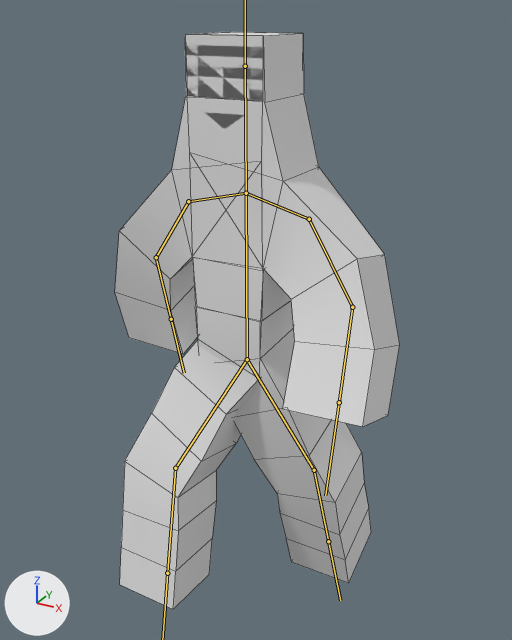
Renders of the FBX model Resources/Model/human/human.fbx from each side of a commit.
Rendered twice from a 50 mm camera at (0.711, -1.251, 1.694) aimed at (0.002, 0.039, 1.049). The lights are fixed; the arrows at lower left show +X, +Y and +Z. Both versions are drawn at frame 1 of the action 'アーマチュア|立方体Action'; the numbers are the values there. The bones that bend it are drawn over the model as lines. Mesh edges are drawn as thin lines.

Names of what the first picture shows: '立方体'.
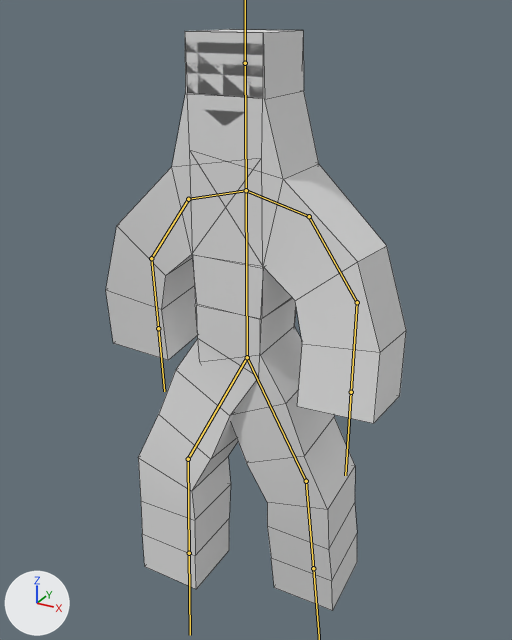
Scene script edits in JSON lines:
```json
{"block": "bone_bone_l_003", "where": "bone_bone_l_003 = bpy.data.objects['アーマチュア'].pose.bones['Bone_L.003']  # child of 'Bone_L.002'"}
{"op": "set", "path": "bone_bone_l_003.rotation_quaternion", "old": "(0.94, 0.068, -0.098, -0.319)", "new": "(0.946, 0.027, -0.04, -0.321)", "note": "degrees (11, -8, -38) -> degrees (4, -3, -38)"}
{"block": "bone_bone_l_004", "where": "bone_bone_l_004 = bpy.data.objects['アーマチュア'].pose.bones['Bone_L.004']  # child of 'Bone_L.003'"}
{"op": "set", "path": "bone_bone_l_004.rotation_quaternion", "old": "(0.945, 0.054, -0.021, -0.321)", "new": "(0.947, 0.013, -0.005, -0.321)", "note": "degrees (7, 0, -37) -> degrees (2, 0, -37)"}
{"block": "bone_bone_r_003", "where": "bone_bone_r_003 = bpy.data.objects['アーマチュア'].pose.bones['Bone_R.003']  # child of 'Bone_R.002'"}
{"op": "set", "path": "bone_bone_r_003.rotation_quaternion", "old": "(0.943, -0.05, -0.072, 0.32)", "new": "(0.946, -0.018, -0.027, 0.321)", "note": "degrees (-8, -6, 38) -> degrees (-3, -2, 38)"}
{"block": "bone_bone_r_004", "where": "bone_bone_r_004 = bpy.data.objects['アーマチュア'].pose.bones['Bone_R.004']  # child of 'Bone_R.003'"}
{"op": "set", "path": "bone_bone_r_004.rotation_quaternion", "old": "(0.945, -0.059, -0.023, 0.321)", "new": "(0.947, -0.019, -0.008, 0.321)", "note": "degrees (-7, 0, 37) -> degrees (-2, 0, 37)"}
{"block": "bone_bone_l", "where": "bone_bone_l = bpy.data.objects['アーマチュア'].pose.bones['Bone_L']"}
{"op": "set", "path": "bone_bone_l.location", "old": "(0.0, -0.082, 0.09)", "new": "(0.0, -0.09, 0.098)"}
{"op": "set", "path": "bone_bone_l.rotation_quaternion", "old": "(0.976, -0.186, 0.068, 0.091)", "new": "(0.982, -0.187, 0.022, 0.03)", "note": "degrees (-21, 10, 9) -> degrees (-21, 3, 3)"}
{"block": "bone_bone_l_001", "where": "bone_bone_l_001 = bpy.data.objects['アーマチュア'].pose.bones['Bone_L.001']  # child of 'Bone_L'"}
{"op": "set", "path": "bone_bone_l_001.rotation_quaternion", "old": "(0.98, 0.193, -0.007, 0.044)", "new": "(0.981, 0.193, -0.005, 0.034)", "note": "degrees (22, -2, 5) -> degrees (22, -1, 4)"}
{"block": "bone_bone_r", "where": "bone_bone_r = bpy.data.objects['アーマチュア'].pose.bones['Bone_R']"}
{"op": "set", "path": "bone_bone_r.location", "old": "(0.0, -0.082, 0.09)", "new": "(0.0, -0.09, 0.098)"}
{"op": "set", "path": "bone_bone_r.rotation_quaternion", "old": "(0.97, -0.184, 0.095, 0.127)", "new": "(0.98, -0.186, 0.04, 0.053)", "note": "degrees (-20, 13, 13) -> degrees (-21, 6, 5)"}
{"block": "bone_bone_r_001", "where": "bone_bone_r_001 = bpy.data.objects['アーマチュア'].pose.bones['Bone_R.001']  # child of 'Bone_R'"}
{"op": "set", "path": "bone_bone_r_001.rotation_quaternion", "old": "(0.977, 0.192, 0.014, -0.086)", "new": "(0.979, 0.193, 0.011, -0.065)", "note": "degrees (22, 3, -9) -> degrees (22, 3, -7)"}
```

Pixel boxes (x1, y1, x2, y2) of what changed, in the pictures (512 x 640 px):
```json
{"object": "立方体", "change": "posed", "before": [115, 32, 400, 609], "after": [106, 29, 406, 611]}
{"bone": "Bone_L.003", "before": "(309, 219) to (352, 307)", "after": "(309, 216) to (357, 302)"}
{"bone": "Bone_L.004", "before": "(352, 307) to (339, 402)", "after": "(357, 302) to (351, 392)"}
{"bone": "Bone_R.003", "before": "(188, 201) to (156, 257)", "after": "(188, 199) to (151, 258)"}
{"bone": "Bone_R.004", "before": "(156, 257) to (171, 319)", "after": "(151, 258) to (158, 328)"}
{"bone": "Bone_L", "before": "(247, 359) to (314, 470)", "after": "(247, 357) to (306, 481)"}
{"bone": "Bone_L.001", "before": "(314, 470) to (328, 541)", "after": "(306, 481) to (313, 568)"}
{"bone": "Bone_R", "before": "(247, 359) to (175, 468)", "after": "(247, 357) to (188, 459)"}
{"bone": "Bone_R.001", "before": "(175, 468) to (167, 573)", "after": "(188, 459) to (189, 553)"}
```
